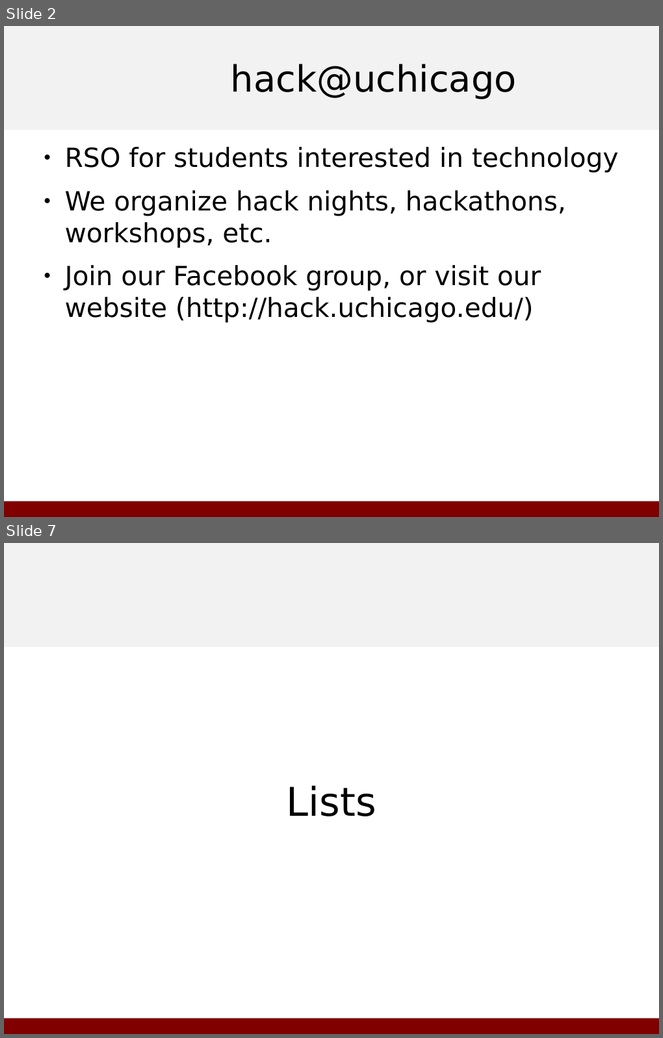
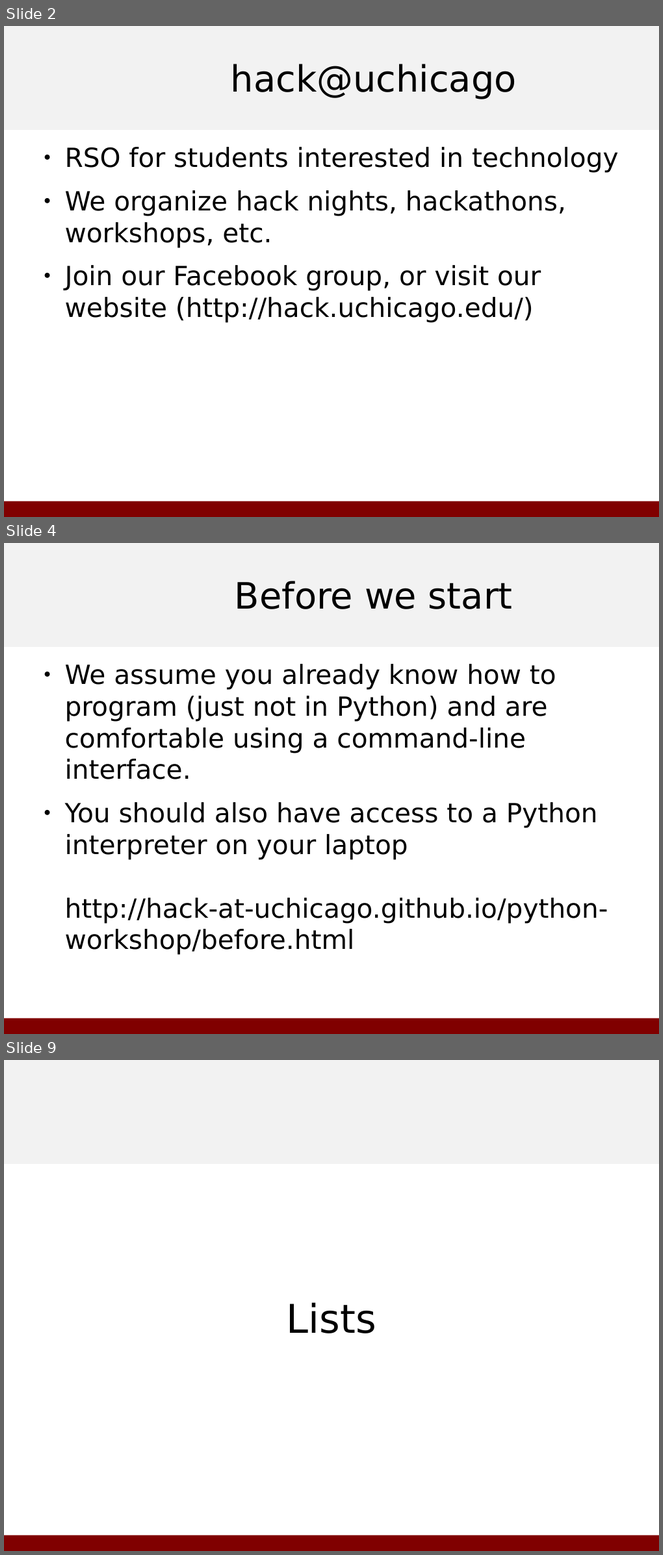
Before and after one commit to hack-at-uchicago/python-workshop, a slide deck: doc/slides.odp. Shown one above the other, each under a label of ours: slides 2 and 7 before the commit, slides 2, 4 and 9 after it; the slides between them are not shown. The pictures are 663x1038 and 663x1555 pixels, drawn with LibreOffice and Linux fonts; fonts in the diff are those of the drawing; background and template pictures are left out. Boxes give left, top, right and bottom in pixels: in the first picture for what was removed or moved away, otherwise in the second. Text is boxed around its words. In the diff, an @@ line names an element or a change of style, - is before the commit and + after.

```diff
--- a/doc/slides.odp
+++ b/doc/slides.odp
@@ slide 4 added at <box>4,543,659,1034</box>, background #FFFFFF; not listed: 2 template elements that a slide beside it also shows @@
@@ title added at <box>235,581,513,609</box>, 44 pt, text #000000 @@
+Before we start
@@ text added at <box>65,664,608,955</box>, 32 pt, text #000000 @@
+● We assume you already know how to program (just not in Python) and are comfortable using a command-line interface.
+● You should also have access to a Python interpreter on your laptop
+  http://hack-at-uchicago.github.io/python-workshop/before.html
@@ what was slide 7 is now slide 9 @@
```
Also in this commit, not shown: 4 slides changed, 3 other slides added, 1 slide removed, 1 other file.
